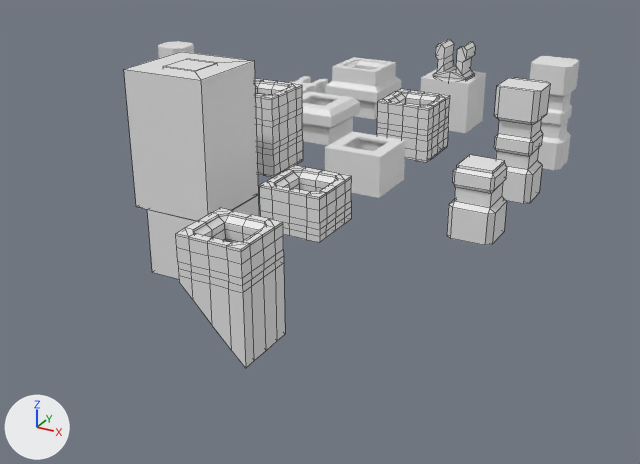
One commit to the Blender file blender/clip.blend: the scene before it, then after it.
One viewpoint serves both versions: a 50 mm lens placed at (61.3, -167.2, 52.8), pointed at (-6.0, -44.8, -8.4). Arrows for +X, +Y and +Z are at lower left; the lights stay in place. Mesh edges are drawn as thin lines on the coarser meshes.

Script lines for the objects in view, before the commit:
```python
me_beziercurve_001 = bpy.data.meshes.new('BezierCurve.001')
me_beziercurve_001.from_pydata(...)  # 28 vertices, 24 faces; spans x 0.0..3.4, y -1.2..3.8, z 0.0..6.5
me_cube_008 = bpy.data.meshes.new('Cube.008')
me_cube_008.from_pydata(...)  # 276 vertices, 288 faces; spans x -5.0..5.0, y -5.0..5.0, z -5.0..5.0
me_cube_015 = bpy.data.meshes.new('Cube.015')
me_cube_015.from_pydata(...)  # 48 vertices, 52 faces; spans x -3.8..3.8, y -3.8..3.8, z -5.0..7.0
ob_clip_holder_applied = bpy.data.objects.new('clip_holder_applied', me_cube_008)
ob_clip_holder_applied.location = (0.0, -20.0, 5.0)
ob_clip_holder_negative_applied_trimmed = bpy.data.objects.new('clip_holder_negative_applied_trimmed', me_cube_015)
ob_clip_holder_negative_applied_trimmed.location = (20.0, -40.0, 0.0)
ob_clip_source = bpy.data.objects.new('clip_source', me_beziercurve_001)
ob_clip_source.location = (0.0, -1.3, 10.0)
_m = ob_clip_source.modifiers.new('Mirror', 'MIRROR')
_m.use_axis = (True, False, True)
_m.use_clip = True
# also in view: 'pole_holder' at (-20.0, -60.0, 11.0); 'clip_holder_applied_trimmed' at (0.0, -40.0, 3.5); 'clip_holder_applied_trimmed_closed_angled' at (0.0, -80.0, -1.5); 'clip_holder_applied_trimmed_closed' at (0.0, -60.0, 3.5); 'clip_holder_bothends' at (-20.0, -40.0, 7.0)
```
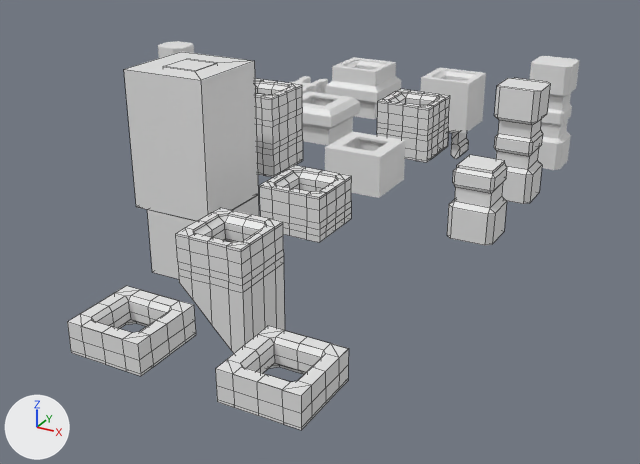
What differs and where, as boxes (x1, y1, x2, y2) in the pictures (640 x 464 px):
'clip_holder_minimal', added
    after: (216, 326, 349, 430)
'clip_holder_minimal_src', added
    after: (67, 286, 196, 376)
'clip_source', moved
    before: (433, 39, 475, 81)
    after: (447, 131, 469, 159)

Patch to the scene script:
```diff
--- a/blender/clip.blend.py
+++ b/blender/clip.blend.py
@@ me_cube_022 @@
+me_cube_022.from_pydata(...)  # 152 vertices, 160 faces; spans x -5.0..5.0, y -5.0..5.0, z 0.0..4.01
@@ me_cube_019 @@
+me_cube_019.from_pydata(...)  # 50 vertices, 40 faces; spans x 0.0..5.0, y -5.0..0.0, z 0.0..4.01
@@ ob_clip_source @@
 ob_clip_source = bpy.data.objects.new('clip_source', me_beziercurve_001)
-ob_clip_source.location = (0.0, -1.3, 10.0)
+ob_clip_source.location = (0.0, -1.3, 0.0)
 _m = ob_clip_source.modifiers.new('Mirror', 'MIRROR')
@@ ob_clip_holder_minimal @@
+ob_clip_holder_minimal = bpy.data.objects.new('clip_holder_minimal', me_cube_022)
+ob_clip_holder_minimal.location = (20.0, -100.0, 0.0)
@@ ob_clip_holder_minimal_src @@
+ob_clip_holder_minimal_src = bpy.data.objects.new('clip_holder_minimal_src', me_cube_019)
+ob_clip_holder_minimal_src.location = (0.0, -100.0, 0.0)
+_m = ob_clip_holder_minimal_src.modifiers.new('Mirror', 'MIRROR')
+_m.use_axis = (True, True, False)
```
